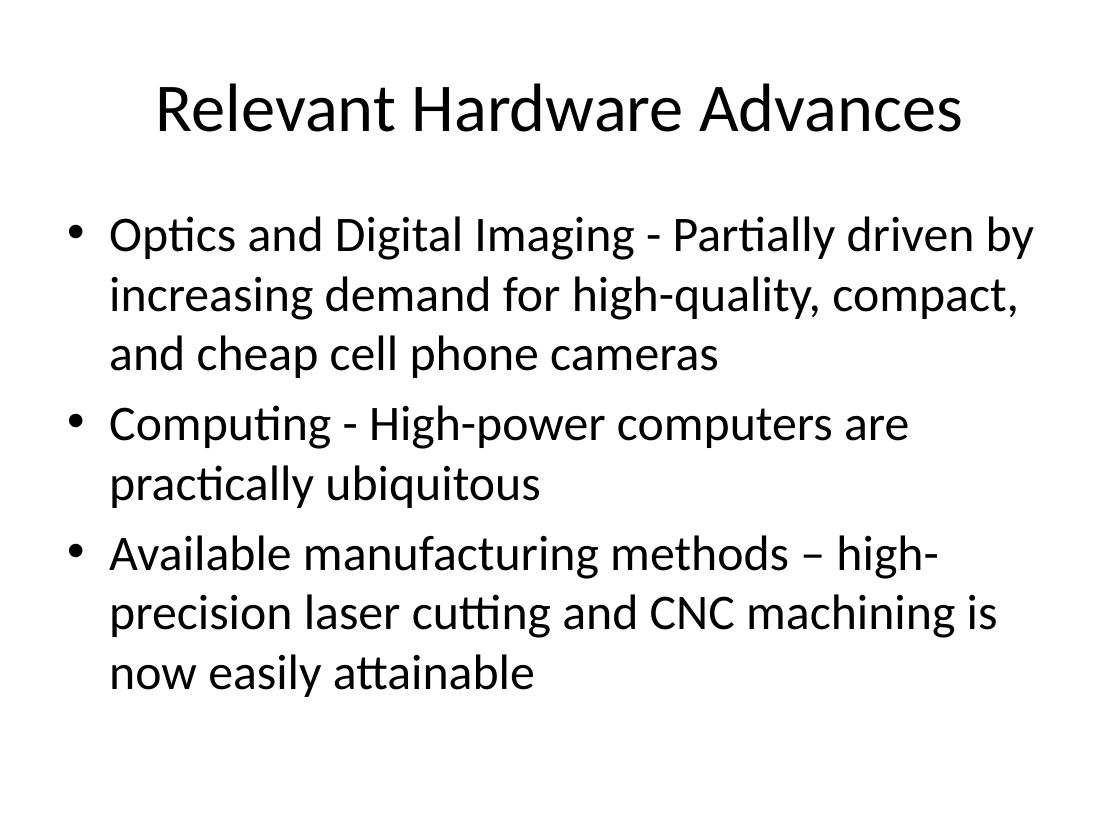
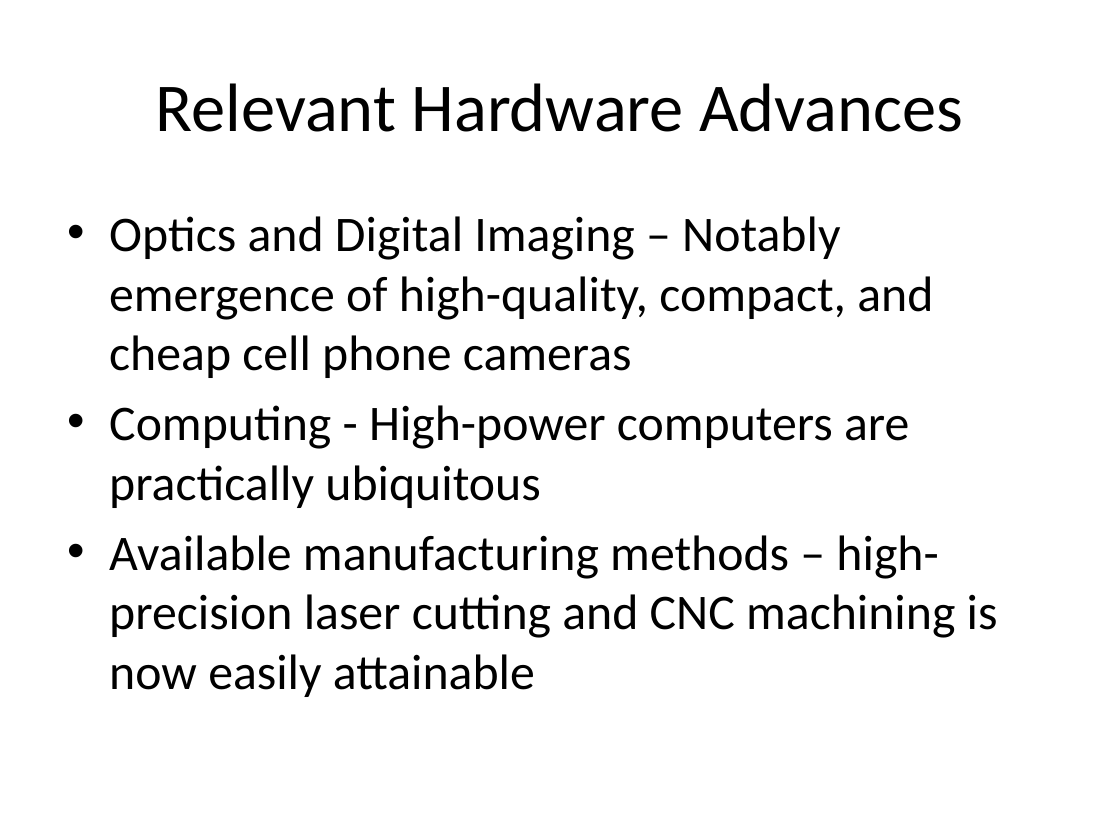
Before and after one commit to troyastorino/dcba, a slide deck: slide 4 of slides/initial-10-slide-pitch.pptx. Drawn at 1120x840 pixels with LibreOffice and Linux fonts; fonts in the diff are those of the drawing. Boxes give left, top, right and bottom in pixels: in the first picture for what was removed or moved away, otherwise in the second. Text is boxed around its words. In the diff, an @@ line names an element or a change of style, - is before the commit and + after.

```diff
--- a/slides/initial-10-slide-pitch.pptx
+++ b/slides/initial-10-slide-pitch.pptx
@@ text at [109,216,933,378]: text changed @@
-• Optics and Digital Imaging - Partially driven by increasing demand for high-quality, compact, and cheap cell phone cameras
+• Optics and Digital Imaging – Notably emergence of high-quality, compact, and cheap cell phone cameras
```
Also in this commit, not shown: 5 other slides changed.
